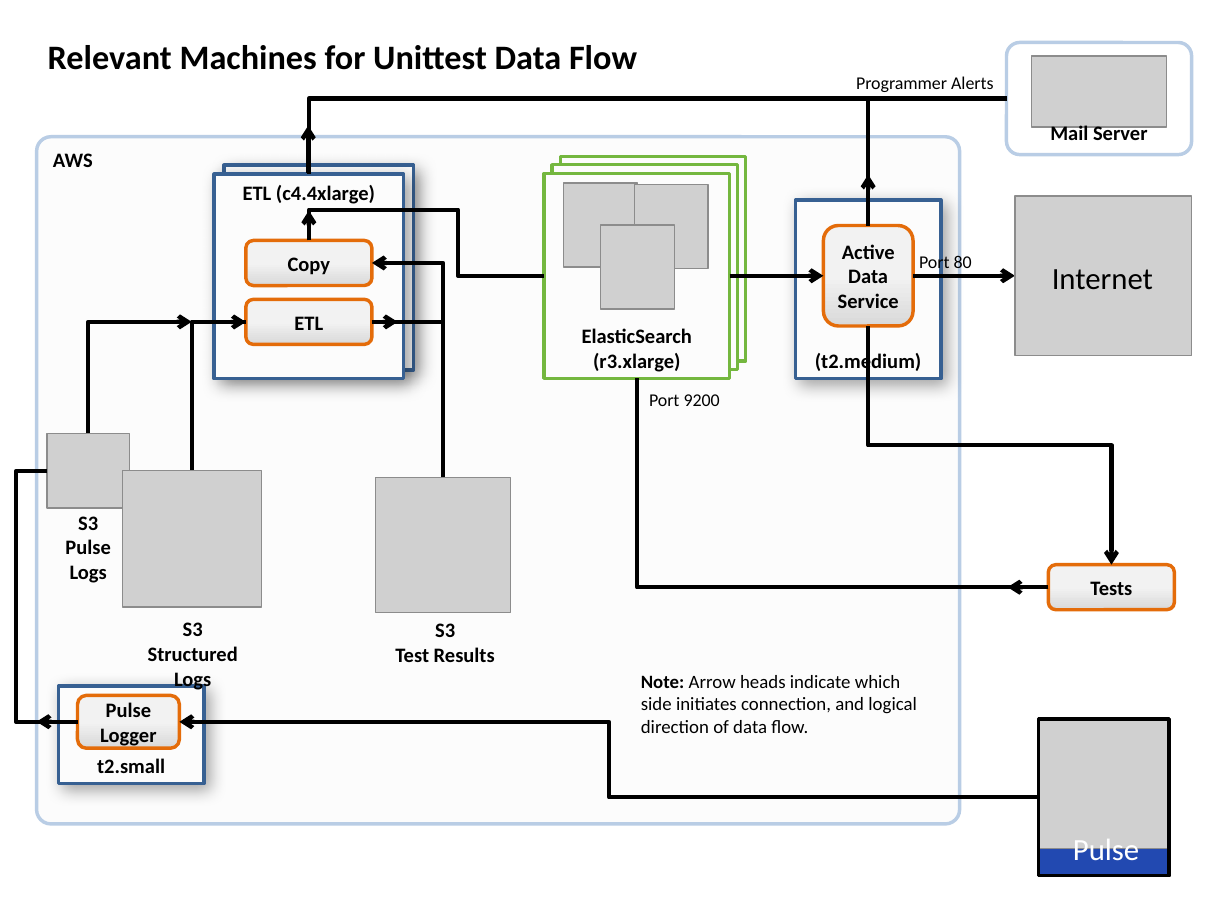
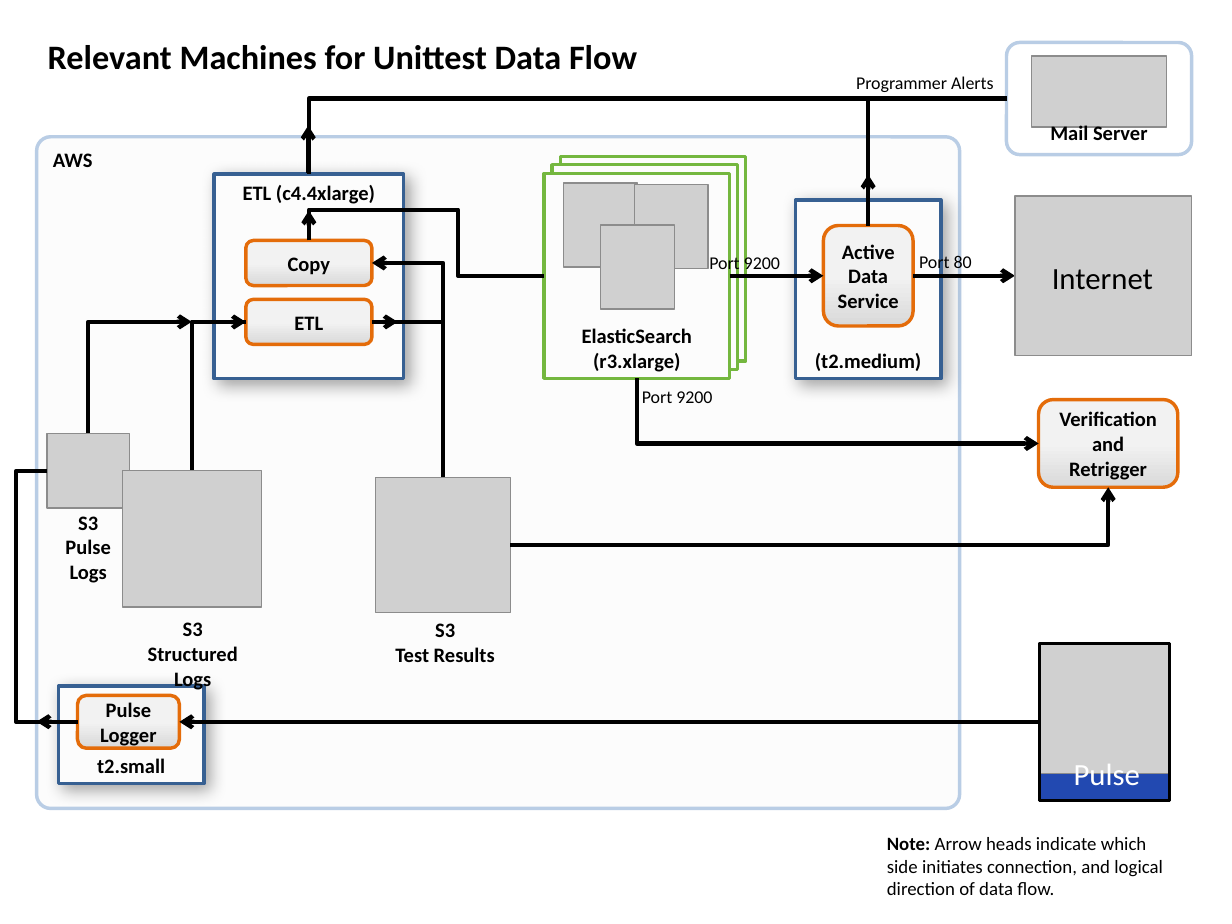
Before and after one commit to mozilla/ActiveData, a slide deck: slide 1 of docs/Architecture.pptx. Drawn at 1232x924 pixels with LibreOffice and Linux fonts; fonts in the diff are those of the drawing; grey boxes stand for pictures. Boxes give left, top, right and bottom in pixels: in the first picture for what was removed or moved away, otherwise in the second. Text is boxed around its words. In the diff, an @@ line names an element or a change of style, - is before the commit and + after.

```diff
--- a/docs/Architecture.pptx
+++ b/docs/Architecture.pptx
@@ rounded rectangle "AWS": place and size @@
-rounded rectangle "AWS" at bbox=[37, 137, 960, 824]
+rounded rectangle "AWS" at bbox=[37, 137, 960, 808]
@@ rounded rectangle removed at bbox=[224, 165, 414, 370] @@
@@ text added at bbox=[709, 255, 780, 275], 10.5 pt, text #000000 @@
+Port 9200
@@ elbow arrow removed from (869, 326) to (1111, 564) @@
@@ text "Port 9200": place and size @@
-text "Port 9200" at bbox=[649, 394, 720, 406]
+text "Port 9200" at bbox=[642, 391, 712, 403]
@@ elbow line moved from (1048, 588) - (637, 378) to (637, 378) - (1039, 444) @@
@@ elbow line (637, 378) - (1039, 444): elbow line to elbow arrow @@
@@ rounded rectangle added at bbox=[1039, 399, 1178, 487], fill gradient #F2F2F2 to #D9D9D9, outline #E46C0A 2 pt, 12 pt, text #000000, bold @@
+Verification
+and
+Retrigger
@@ elbow arrow added from (510, 545) to (1109, 488), #000000 2.5 pt @@
@@ rounded rectangle removed at bbox=[1048, 564, 1174, 610] @@
-Tests
@@ elbow arrow removed from (1048, 588) to (1008, 588) @@
@@ 2 rectangles, 1 picture, 1 text: place and size @@
-2 rectangles, 1 picture, 1 text at bbox=[1039, 718, 1169, 876]
+2 rectangles, 1 picture, 1 text at bbox=[1040, 643, 1170, 801]
@@ elbow arrow moved from (1039, 797) - (180, 722) to (1040, 722) - (180, 722) @@
@@ text "Note: Arrow heads indicate which ...": place and size @@
-text "Note: Arrow heads indicate which ..." at bbox=[641, 675, 917, 733]
+text "Note: Arrow heads indicate which ..." at bbox=[887, 837, 1163, 895]
```
Also in this commit, not shown: 2 other files.
